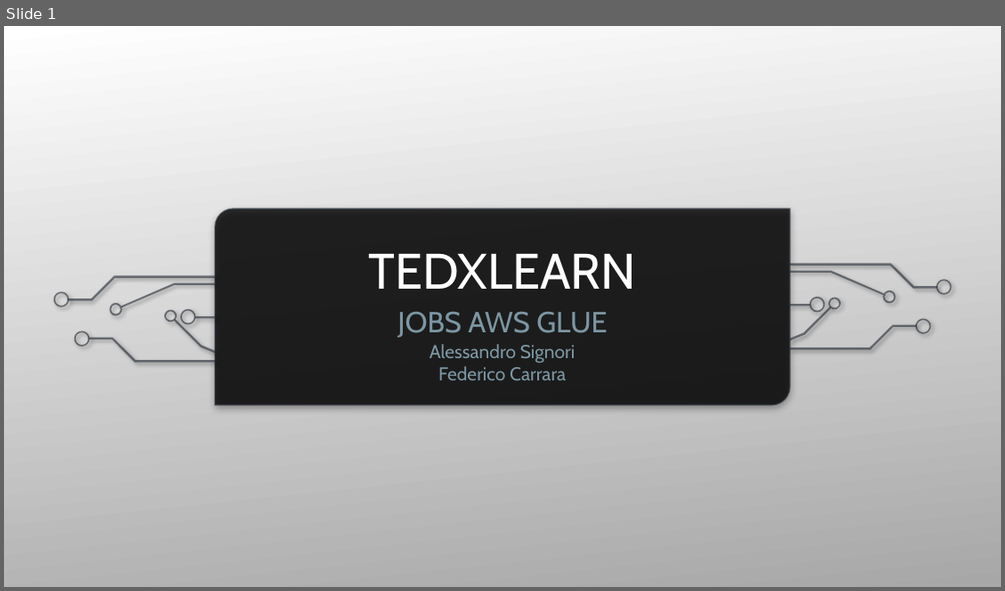
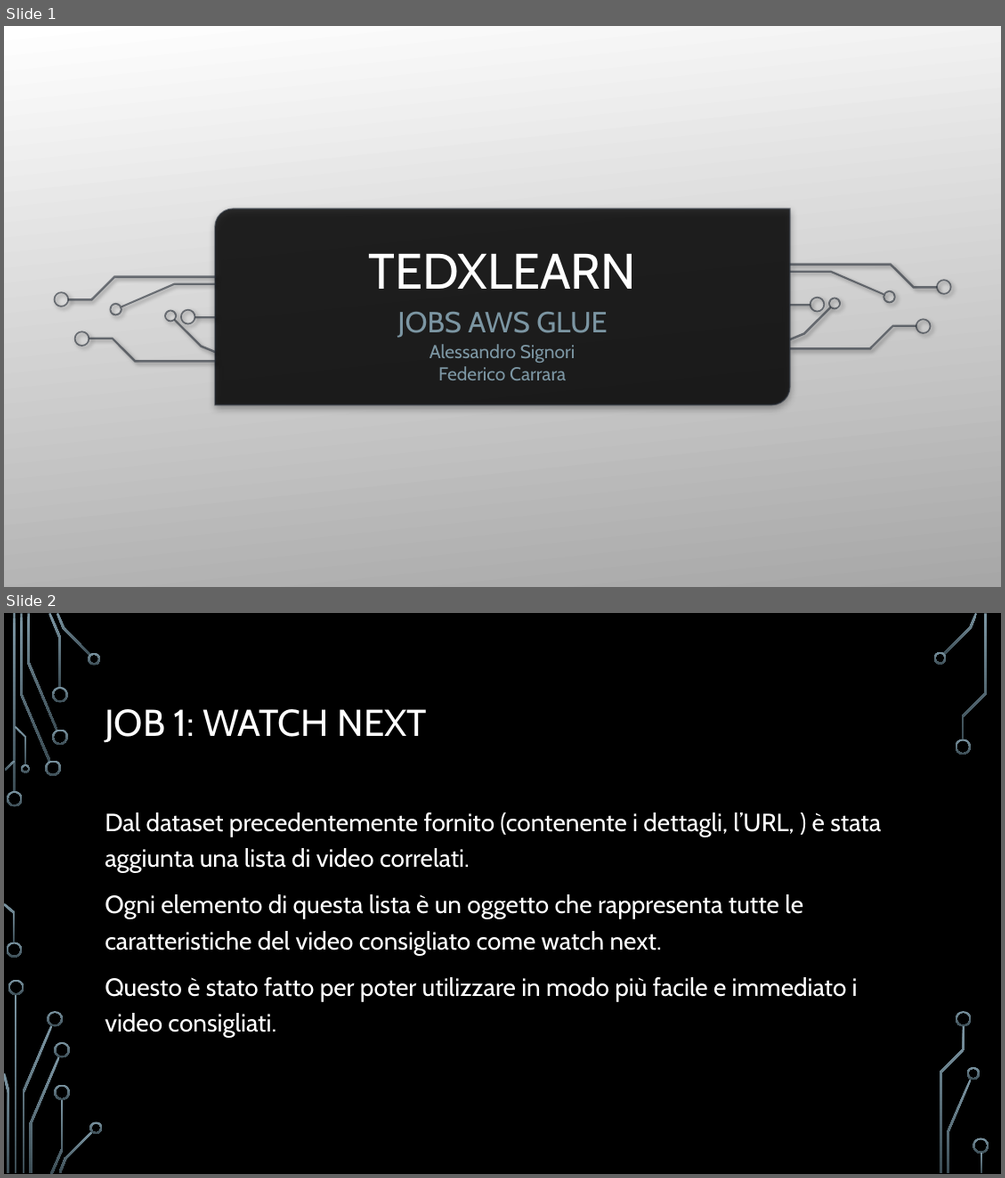
Before and after one commit to carraraFederico/TEDxLearn_ProgettoCloudMobile_2024, a slide deck: Presentazioni/TEDxLearn_part2.pptx. Shown one above the other, each under a label of ours: slide 1 before the commit, slides 1 and 2 after it. The pictures are 1005x591 and 1005x1178 pixels, drawn with LibreOffice and Linux fonts; fonts in the diff are those of the drawing; background and template pictures are left out. Boxes give left, top, right and bottom in pixels: in the first picture for what was removed or moved away, otherwise in the second. Text is boxed around its words. In the diff, an @@ line names an element or a change of style, - is before the commit and + after.

Commit message:
Update presentazione 2

```diff
--- a/Presentazioni/TEDxLearn_part2.pptx
+++ b/Presentazioni/TEDxLearn_part2.pptx
@@ slide 2 added at (4, 613, 1001, 1174), background picture (left out) @@
@@ title added at (105, 709, 426, 743), 36 pt, text #FFFFFF @@
+JOB 1: WATCH NEXT
@@ text added at (105, 812, 881, 1037), 24 pt, text #FFFFFF @@
+Dal dataset precedentemente fornito (contenente i dettagli, l’URL, ) è stata aggiunta una lista di video correlati.
+Ogni elemento di questa lista è un oggetto che rappresenta tutte le caratteristiche del video consigliato come watch next.
+Questo è stato fatto per poter utilizzare in modo più facile e immediato i video consigliati.
@@ group added at (4, 613, 989, 1174): 33 freeform shapes, 3 rectangles @@
```
Also in this commit, not shown: 6 other slides added, 1 slide removed.
